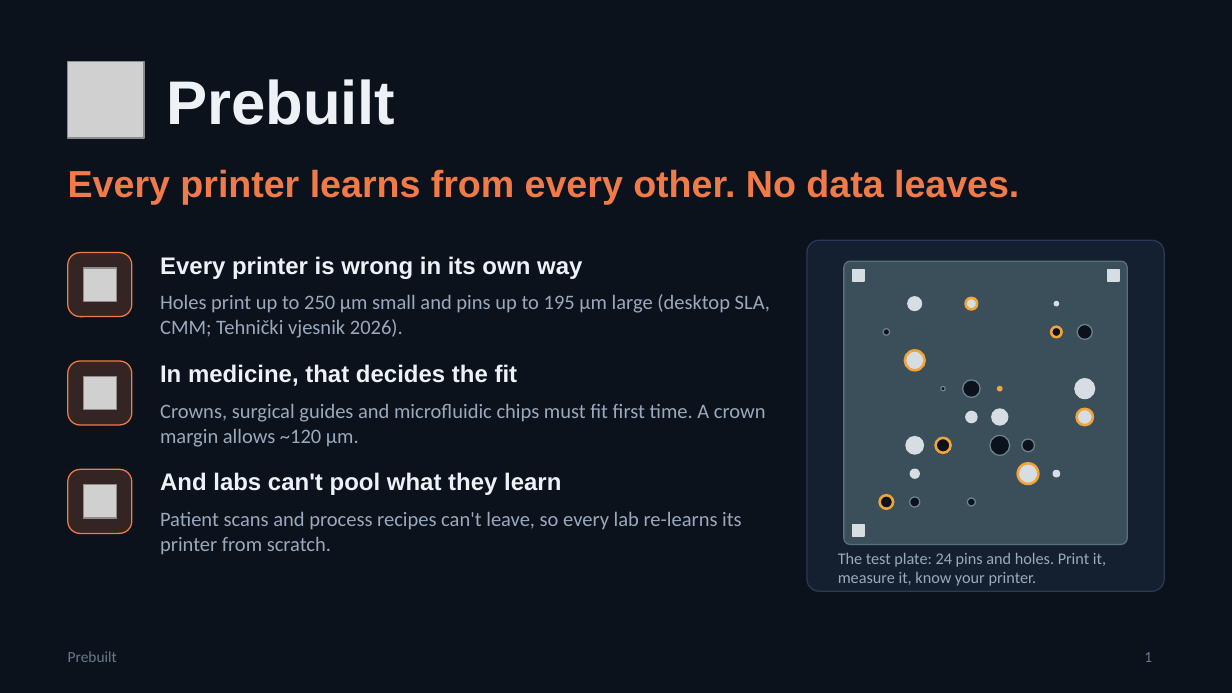
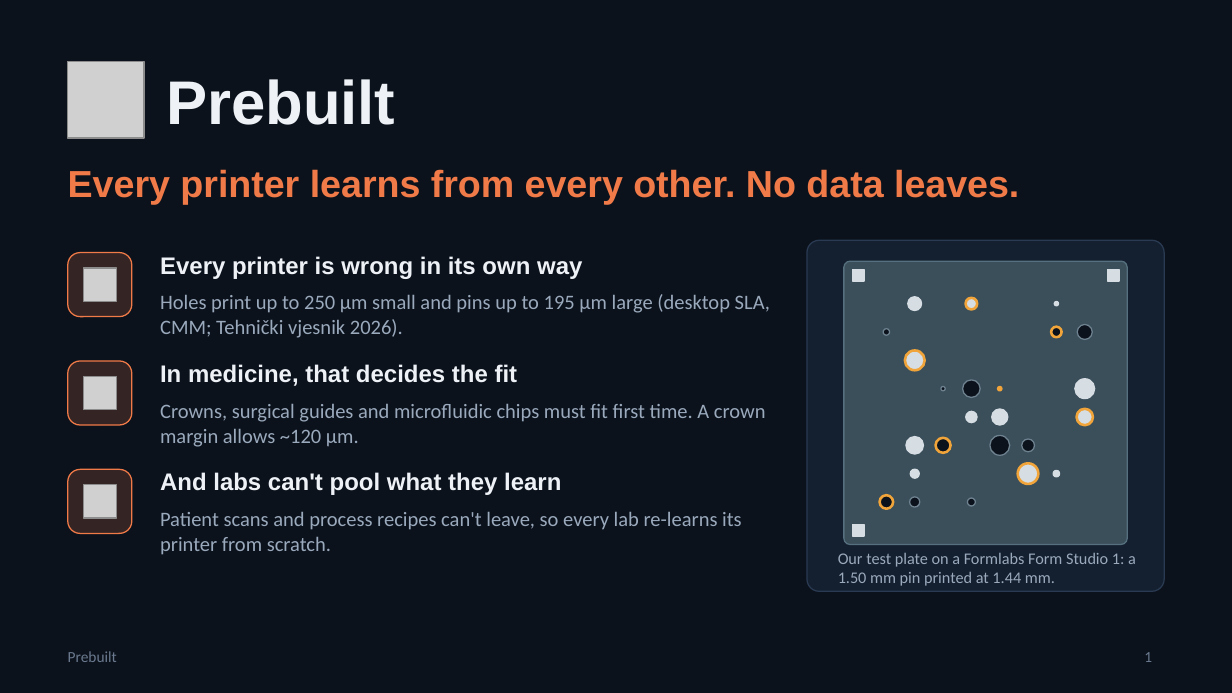
Before and after one commit to matte-realize/prebuilt, a slide deck: slide 1 of docs/slides/prebuilt-pitch.pptx. Drawn at 1232x693 pixels with LibreOffice and Linux fonts; fonts in the diff are those of the drawing; grey boxes stand for pictures. Boxes give left, top, right and bottom in pixels: in the first picture for what was removed or moved away, otherwise in the second. Text is boxed around its words. In the diff, an @@ line names an element or a change of style, - is before the commit and + after.

```diff
--- a/docs/slides/prebuilt-pitch.pptx
+++ b/docs/slides/prebuilt-pitch.pptx
@@ text at [838,553,1136,586]: text changed @@
-The test plate: 24 pins and holes. Print it, measure it, know your printer.
+Our test plate on a Formlabs Form Studio 1: a 1.50 mm pin printed at 1.44 mm.
```
Also in this commit, not shown: 2 other slides changed, 8 other files.
